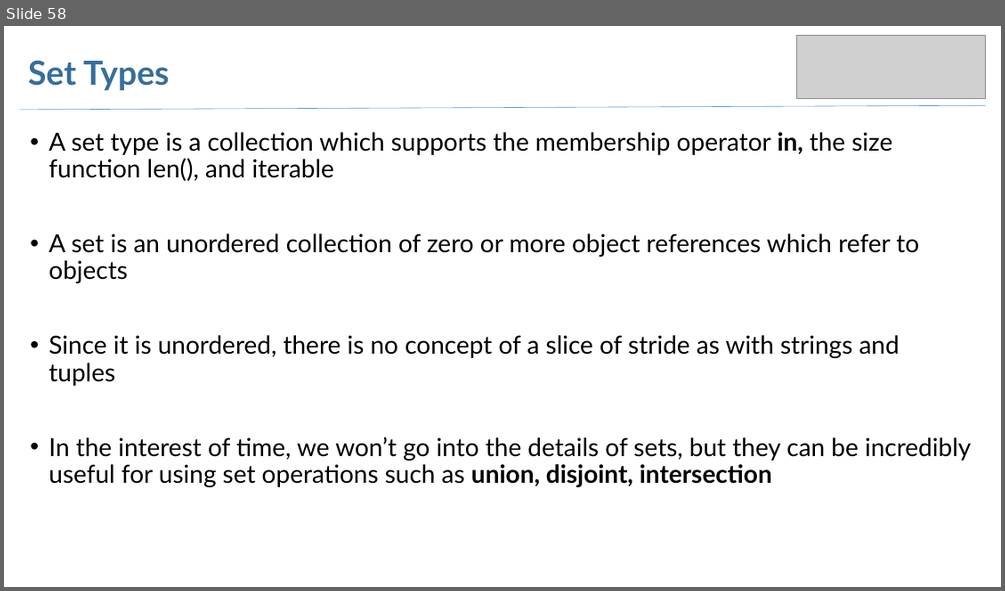
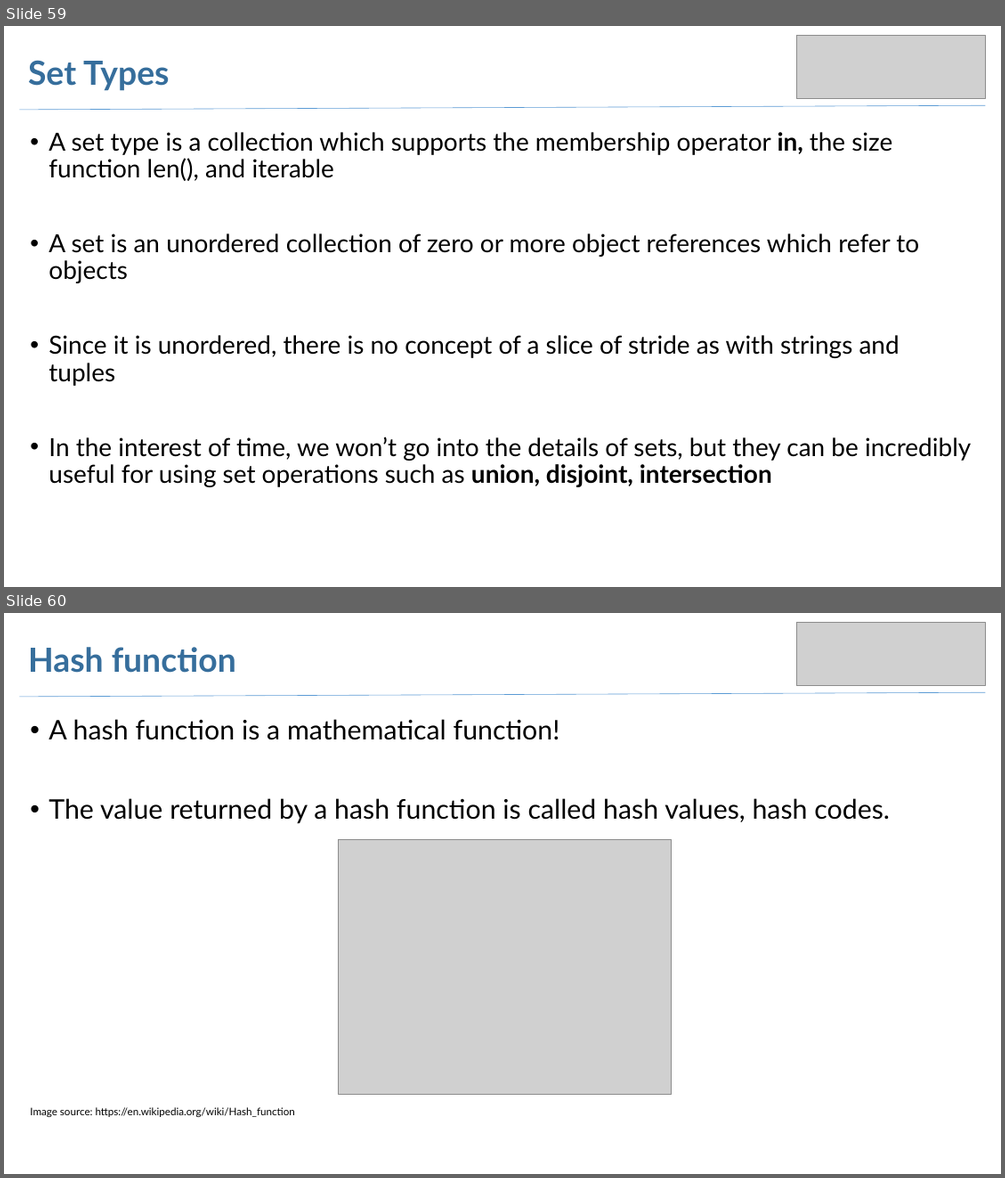
Before and after one commit to arjangvt/python-workshop, a slide deck: WorkshopSlides-Part1.pptx. Shown one above the other, each under a label of ours: slide 58 before the commit, slides 59 and 60 after it. The pictures are 1005x591 and 1005x1178 pixels, drawn with LibreOffice and Linux fonts; fonts in the diff are those of the drawing; grey boxes stand for pictures. Boxes give left, top, right and bottom in pixels: in the first picture for what was removed or moved away, otherwise in the second. Text is boxed around its words. In the diff, an @@ line names an element or a change of style, - is before the commit and + after.

```diff
--- a/WorkshopSlides-Part1.pptx
+++ b/WorkshopSlides-Part1.pptx
@@ slide 60 added at [4, 613, 1001, 1174], background #FFFFFF @@
@@ picture added at [797, 622, 986, 686] @@
@@ title added at [28, 647, 236, 673], 32 pt, text #366E9C, bold @@
+Hash function
@@ line added from (20, 697) to (985, 692), #5B9BD5 0.5 pt @@
@@ text added at [30, 719, 890, 1117], 26 pt, text #000000 @@
+• A hash function is a mathematical function!
+• The value returned by a hash function is called hash values, hash codes.
+Image source: https://en.wikipedia.org/wiki/Hash_function
@@ picture added at [339, 839, 671, 1094] @@
@@ what was slide 58 is now slide 59 @@
```
Also in this commit, not shown: 1 slide changed, 1 other slide added, 1 other file.
